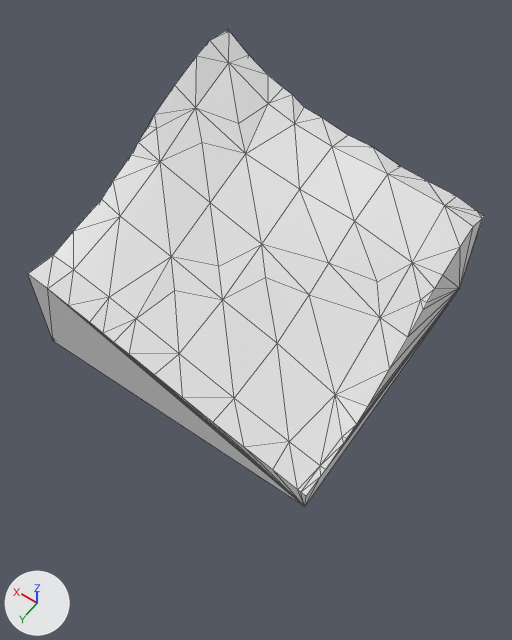
The glTF model assets/terrain/surface_pieces/surf_4_6.glb: old version first, new version second.
The view is the same before and after, from a 50 mm camera at (-91.83, 83.75, -5.45) aimed at (-87.21, 77.28, -15.61). The axes (+X, +Y, +Z) are drawn at lower left. The lights are the same throughout. The picture after the commit comes second. Mesh edges are drawn as thin lines. Where no turn or scale is listed for an object, it has been applied to the vertices.

Objects in the first picture: 'geometry_0'.
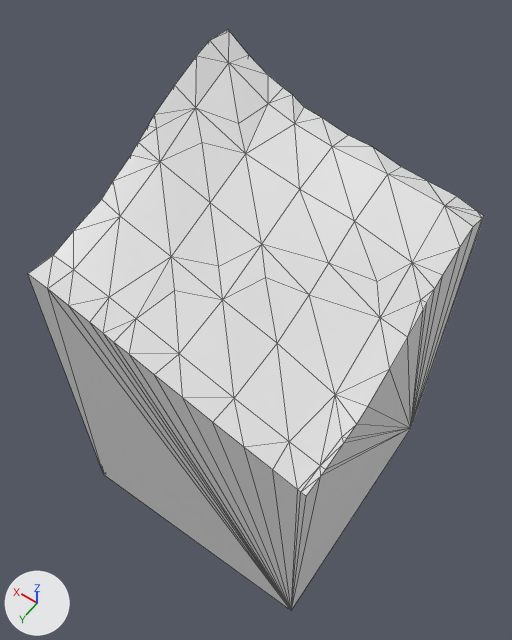
The change in detail:
me_geometry_0 is used by ob_geometry_0; location (0.0, 0.0, 0.0).
me_geometry_0 had 98 vertices, 192 faces and spanned x -90.0..-85.0, y 75.0..80.0, z -15.0..-11.75.
me_geometry_0 now has 98 vertices, 192 faces and spans x -90.0..-85.0, y 75.0..80.0, z -20.0..-11.75.
Part 1, on me_geometry_0:
4 vertices are removed from x -90.0..-85.0, y 75.0..80.0, z -15.0.
62 faces are deleted.
4 vertices are added at (-90.0, 80.0, -20.0), (-90.0, 75.0, -20.0), (-85.0, 80.0, -20.0), (-85.0, 75.0, -20.0).
62 new faces join them.

Changed parts and their boxes [x1, y1, x2, y2] in the pictures (512 x 640 px; the box of a moved part takes in the faces that stretch with it):
'geometry_0', reshaped (22% taller): before [28, 29, 484, 507]; after [28, 29, 484, 610]
part 1 of me_geometry_0, moved or reshaped: before [28, 217, 484, 507]; after [28, 217, 484, 610]
